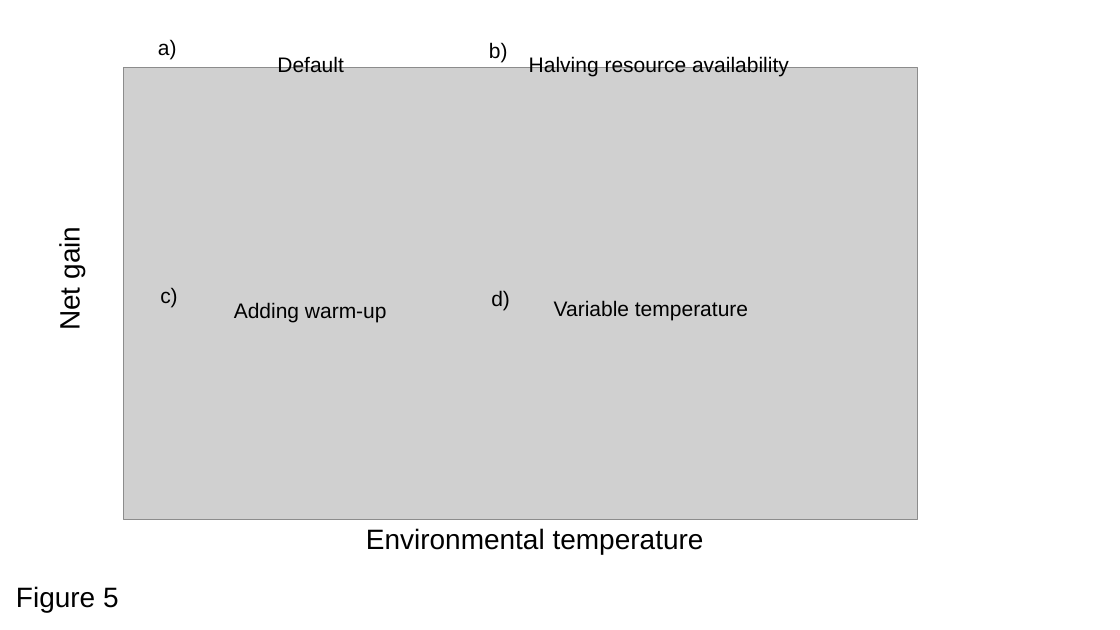
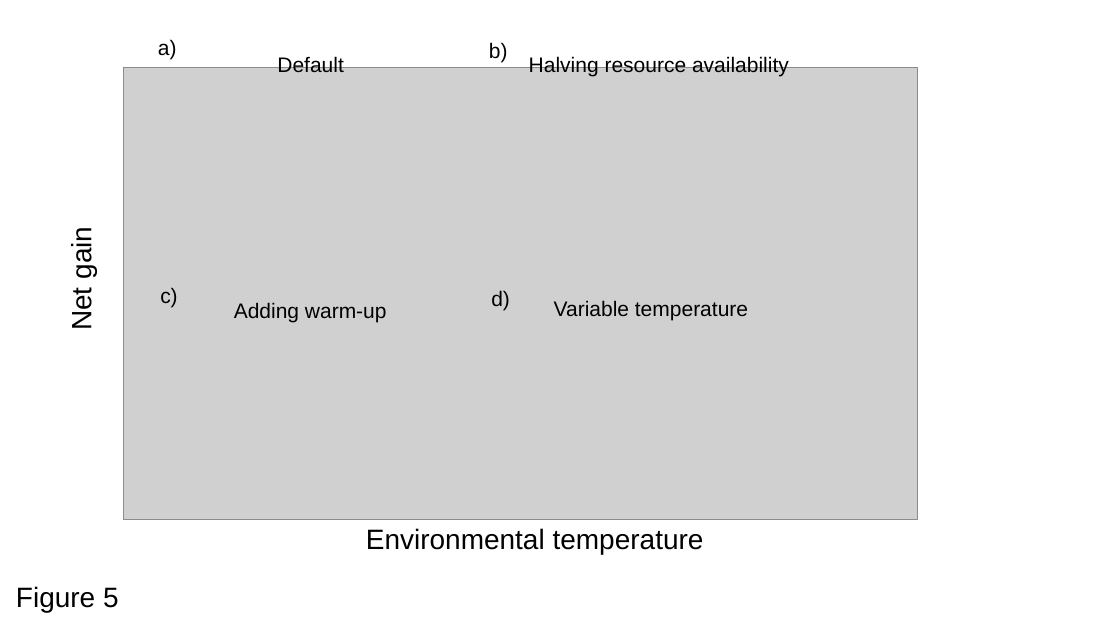
Before and after one commit to ramiadantsoa/energy_budget, a slide deck: slide 5 of ms_fig/ms_fig_2.pptx. Drawn at 1120x630 pixels with LibreOffice and Linux fonts; fonts in the diff are those of the drawing; grey boxes stand for pictures. Boxes give left, top, right and bottom in pixels: in the first picture for what was removed or moved away, otherwise in the second. Text is boxed around its words. In the diff, an @@ line names an element or a change of style, - is before the commit and + after.

```diff
--- a/ms_fig/ms_fig_2.pptx
+++ b/ms_fig/ms_fig_2.pptx
@@ text "Net gain" moved from (x1=54, y1=232, x2=85, y2=328) to (x1=66, y1=232, x2=97, y2=328) @@
```
Also in this commit, not shown: 3 other slides changed, 3 other files.
